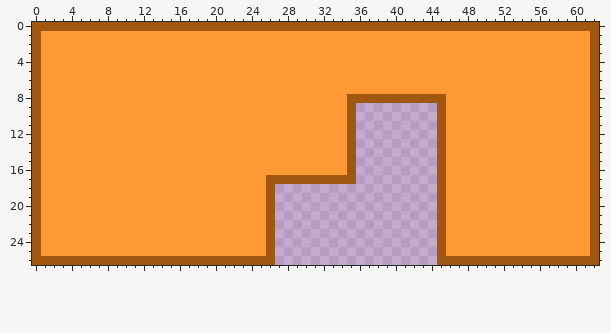
Pixel-art sprite -- source/assets/images/metal2.png. This is how it looked before the edit.
The file is 63x27 pixels. Colours within 5 levels of each other are drawn and written as one.
Once edited:
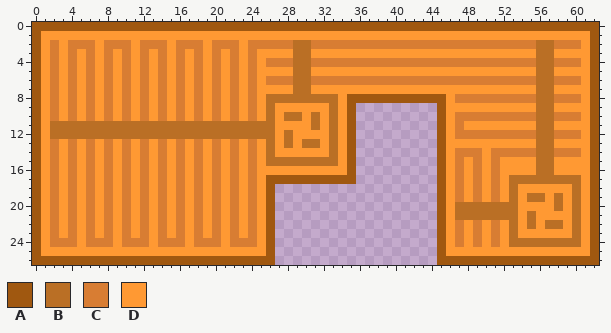
Palette (. is transparent): A #a05810  B #ba6f25  C #d87d33  D #ff9933
Difference:
@@ x 0..62 @@
  1 ADDDDDDDDDDDDDDDDDDDDDDDDDDDDDDDDDDDDDDDDDDDDDDDDDDDDDDDDDDDDDA
- 2 ADDDDDDDDDDDDDDDDDDDDDDDDDDDDDDDDDDDDDDDDDDDDDDDDDDDDDDDDDDDDDA
- 3 ADDDDDDDDDDDDDDDDDDDDDDDDDDDDDDDDDDDDDDDDDDDDDDDDDDDDDDDDDDDDDA
- 4 ADDDDDDDDDDDDDDDDDDDDDDDDDDDDDDDDDDDDDDDDDDDDDDDDDDDDDDDDDDDDDA
- 5 ADDDDDDDDDDDDDDDDDDDDDDDDDDDDDDDDDDDDDDDDDDDDDDDDDDDDDDDDDDDDDA
- 6 ADDDDDDDDDDDDDDDDDDDDDDDDDDDDDDDDDDDDDDDDDDDDDDDDDDDDDDDDDDDDDA
- 7 ADDDDDDDDDDDDDDDDDDDDDDDDDDDDDDDDDDDDDDDDDDDDDDDDDDDDDDDDDDDDDA
- 8 ADDDDDDDDDDDDDDDDDDDDDDDDDDDDDDDDDDAAAAAAAAAAADDDDDDDDDDDDDDDDA
- 9 ADDDDDDDDDDDDDDDDDDDDDDDDDDDDDDDDDDA.........ADDDDDDDDDDDDDDDDA
-10 ADDDDDDDDDDDDDDDDDDDDDDDDDDDDDDDDDDA.........ADDDDDDDDDDDDDDDDA
-11 ADDDDDDDDDDDDDDDDDDDDDDDDDDDDDDDDDDA.........ADDDDDDDDDDDDDDDDA
-12 ADDDDDDDDDDDDDDDDDDDDDDDDDDDDDDDDDDA.........ADDDDDDDDDDDDDDDDA
-13 ADDDDDDDDDDDDDDDDDDDDDDDDDDDDDDDDDDA.........ADDDDDDDDDDDDDDDDA
-14 ADDDDDDDDDDDDDDDDDDDDDDDDDDDDDDDDDDA.........ADDDDDDDDDDDDDDDDA
-15 ADDDDDDDDDDDDDDDDDDDDDDDDDDDDDDDDDDA.........ADDDDDDDDDDDDDDDDA
-16 ADDDDDDDDDDDDDDDDDDDDDDDDDDDDDDDDDDA.........ADDDDDDDDDDDDDDDDA
-17 ADDDDDDDDDDDDDDDDDDDDDDDDDAAAAAAAAAA.........ADDDDDDDDDDDDDDDDA
-18 ADDDDDDDDDDDDDDDDDDDDDDDDDA..................ADDDDDDDDDDDDDDDDA
-19 ADDDDDDDDDDDDDDDDDDDDDDDDDA..................ADDDDDDDDDDDDDDDDA
-20 ADDDDDDDDDDDDDDDDDDDDDDDDDA..................ADDDDDDDDDDDDDDDDA
-21 ADDDDDDDDDDDDDDDDDDDDDDDDDA..................ADDDDDDDDDDDDDDDDA
-22 ADDDDDDDDDDDDDDDDDDDDDDDDDA..................ADDDDDDDDDDDDDDDDA
-23 ADDDDDDDDDDDDDDDDDDDDDDDDDA..................ADDDDDDDDDDDDDDDDA
-24 ADDDDDDDDDDDDDDDDDDDDDDDDDA..................ADDDDDDDDDDDDDDDDA
+ 2 ADCDCCCDCCCDCCCDCCCDCCCDCCCCCBBCCCCCCCCCCCCCCCCCCCCCCCCCBBCCCDA
+ 3 ADCDCDCDCDCDCDCDCDCDCDCDCDDDDBBDDDDDDDDDDDDDDDDDDDDDDDDDBBDDDDA
+ 4 ADCDCDCDCDCDCDCDCDCDCDCDCDCCCBBCCCCCCCCCCCCCCCCCCCCCCCCCBBCCCDA
+ 5 ADCDCDCDCDCDCDCDCDCDCDCDCDDDDBBDDDDDDDDDDDDDDDDDDDDDDDDDBBDDDDA
+ 6 ADCDCDCDCDCDCDCDCDCDCDCDCDCCCBBCCCCCCCCCCCCCCCCCCCCCCCCCBBCCCDA
+ 7 ADCDCDCDCDCDCDCDCDCDCDCDCDDDDBBDDDDDDDDDDDDDDDDDDDDDDDDDBBDDDDA
+ 8 ADCDCDCDCDCDCDCDCDCDCDCDCDBBBBBBBBDAAAAAAAAAAADCCCCCCCCCBBCCCDA
+ 9 ADCDCDCDCDCDCDCDCDCDCDCDCDBDDDDDDBDA.........ADDDDDDDDDDBBDDDDA
+10 ADCDCDCDCDCDCDCDCDCDCDCDCDBDBBDBDBDA.........ADCCCCCCCCCBBCCCDA
+11 ADBBBBBBBBBBBBBBBBBBBBBBBBBDDDDBDBDA.........ADCDDDDDDDDBBDDDDA
+12 ADBBBBBBBBBBBBBBBBBBBBBBBBBDBDDDDBDA.........ADCCCCCCCCCBBCCCDA
+13 ADCDCDCDCDCDCDCDCDCDCDCDCDBDBDBBDBDA.........ADDDDDDDDDDBBDDDDA
+14 ADCDCDCDCDCDCDCDCDCDCDCDCDBDDDDDDBDA.........ADCCCDCCCCCBBCCCDA
+15 ADCDCDCDCDCDCDCDCDCDCDCDCDBBBBBBBBDA.........ADCDCDCDDDDBBDDDDA
+16 ADCDCDCDCDCDCDCDCDCDCDCDCDDDDDDDDDDA.........ADCDCDCDDDDBBDDDDA
+17 ADCDCDCDCDCDCDCDCDCDCDCDCDAAAAAAAAAA.........ADCDCDCDBBBBBBBBDA
+18 ADCDCDCDCDCDCDCDCDCDCDCDCDA..................ADCDCDCDBDDDDDDBDA
+19 ADCDCDCDCDCDCDCDCDCDCDCDCDA..................ADCDCDCDBDBBDBDBDA
+20 ADCDCDCDCDCDCDCDCDCDCDCDCDA..................ADBBBBBBBDDDDBDBDA
+21 ADCDCDCDCDCDCDCDCDCDCDCDCDA..................ADBBBBBBBDBDDDDBDA
+22 ADCDCDCDCDCDCDCDCDCDCDCDCDA..................ADCDCDCDBDBDBBDBDA
+23 ADCDCDCDCDCDCDCDCDCDCDCDCDA..................ADCDCDCDBDDDDDDBDA
+24 ADCCCDCCCDCCCDCCCDCCCDCCCDA..................ADCDCDCDBBBBBBBBDA
 25 ADDDDDDDDDDDDDDDDDDDDDDDDDA..................ADDDDDDDDDDDDDDDDA
Pixel boxes of the changes (left, top, right, bottom) in both pictures:
changed: (50, 40, 581, 247)
